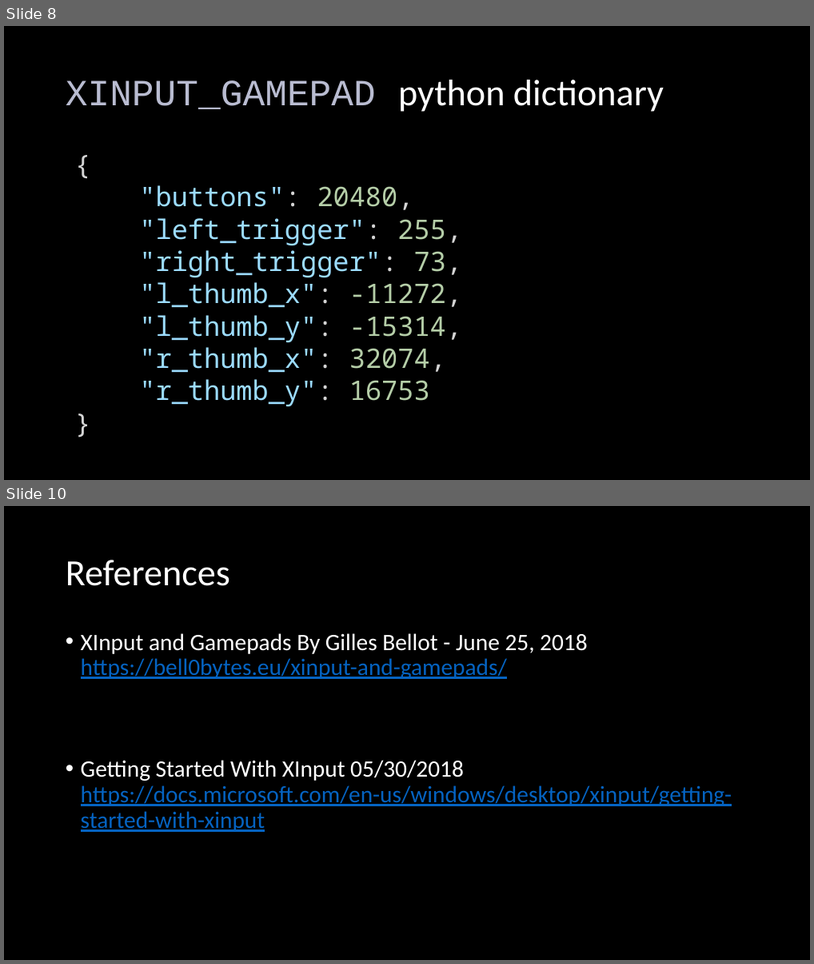
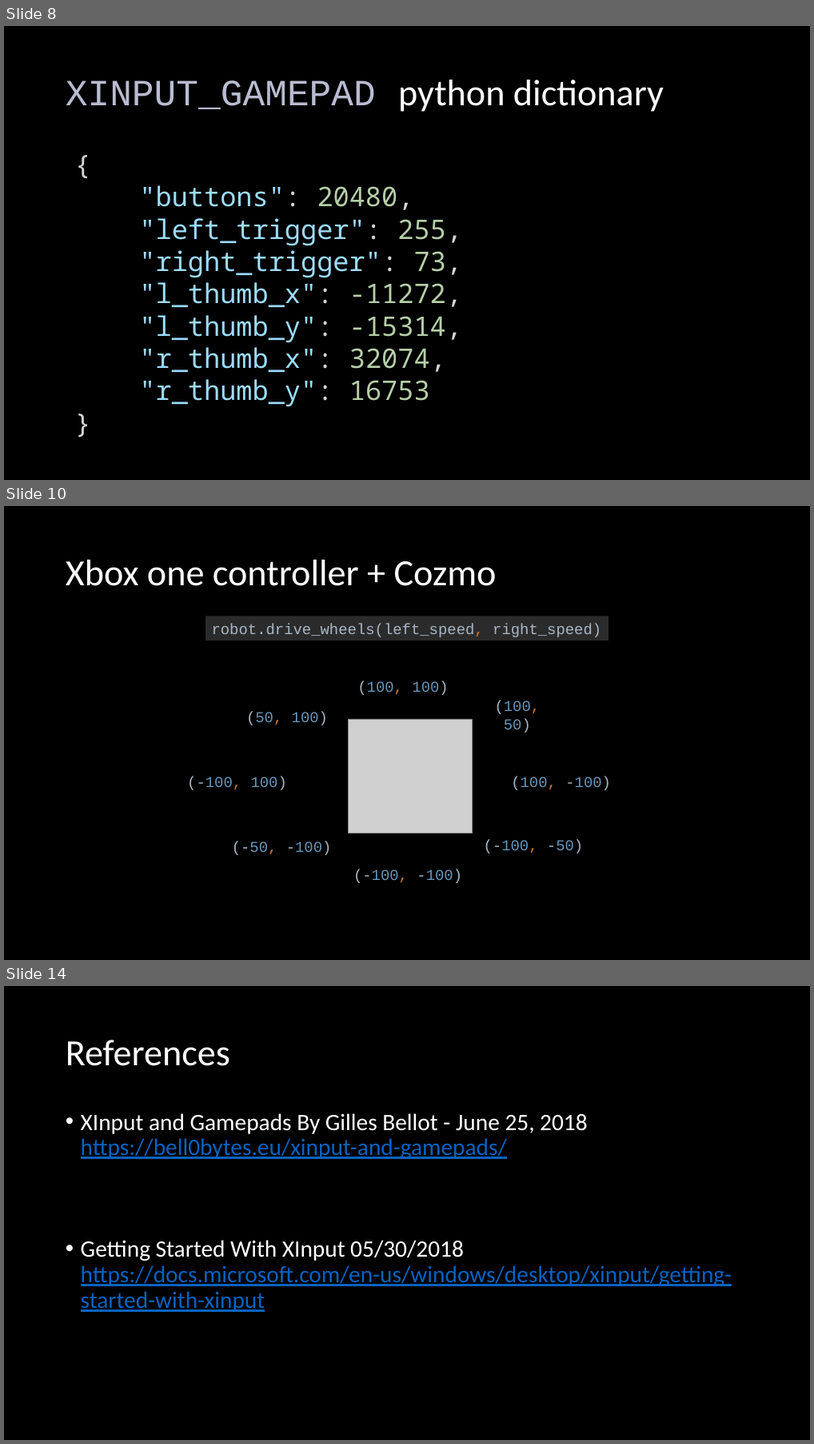
Before and after one commit to CozmoRobots/joystick, a slide deck: Xbox One Controller.pptx. Shown one above the other, each under a label of ours: slides 8 and 10 before the commit, slides 8, 10 and 14 after it; the slides between them are not shown. The pictures are 814x964 and 814x1444 pixels, drawn with LibreOffice and Linux fonts; fonts in the diff are those of the drawing; grey boxes stand for pictures. Boxes give left, top, right and bottom in pixels: in the first picture for what was removed or moved away, otherwise in the second. Text is boxed around its words. In the diff, an @@ line names an element or a change of style, - is before the commit and + after.

```diff
--- a/Xbox One Controller.pptx
+++ b/Xbox One Controller.pptx
@@ slide 10 added at (4,506,810,960), background #000000 @@
@@ title added at (66,560,497,586), 44 pt, text #FFFFFF @@
+Xbox one controller + Cozmo
@@ rectangle added at (206,616,609,640), fill #2B2B2B, 18 pt, text #A9B7C6 @@
+robot.drive_wheels(left_speed, right_speed)
@@ text added at (358,681,448,695), 18 pt, text #6897BB @@
+(100, 100)
@@ text added at (246,712,328,725), 18 pt, text #6897BB @@
+(50, 100)
@@ picture added at (349,719,472,833) @@
@@ text added at (495,700,541,732), 18 pt, text #6897BB @@
+(100, 50)
@@ text added at (187,776,287,790), 18 pt, text #6897BB @@
+(-100, 100)
@@ text added at (511,776,611,790), 18 pt, text #6897BB @@
+(100, -100)
@@ text added at (232,841,332,855), 18 pt, text #6897BB @@
+(-50, -100)
@@ text added at (484,840,583,853), 18 pt, text #6897BB @@
+(-100, -50)
@@ text added at (354,869,462,883), 18 pt, text #6897BB @@
+(-100, -100)
@@ what was slide 10 is now slide 14 @@
```
Also in this commit, not shown: 2 slides changed, 3 other slides added, 3 other files.
